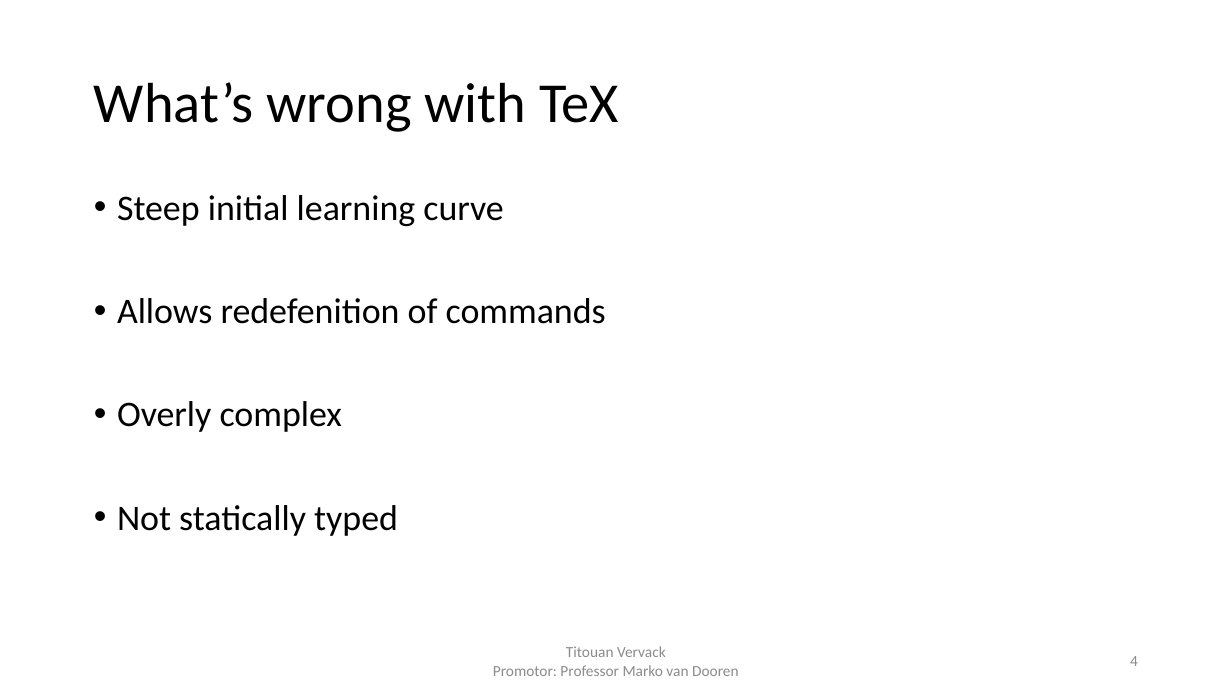
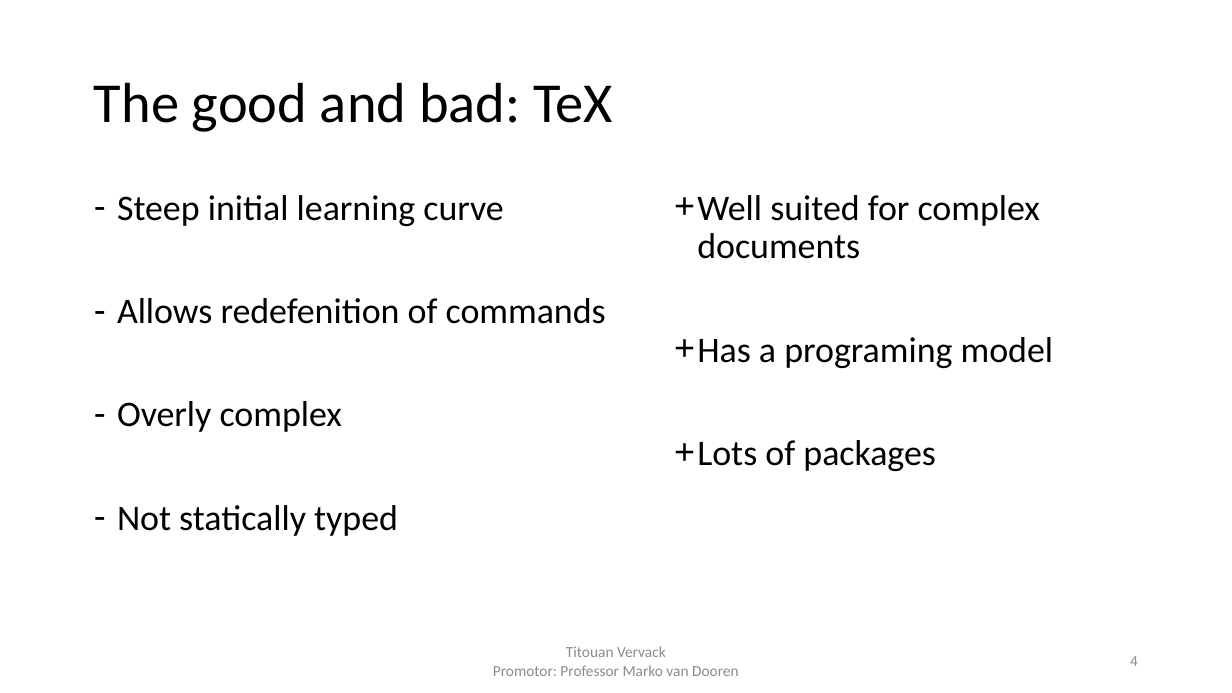
Before and after one commit to FlashYoshi/neio, a slide deck: slide 4 of presentation/Intermediate Presentation.pptx. Drawn at 1232x693 pixels with LibreOffice and Linux fonts; fonts in the diff are those of the drawing. Boxes give left, top, right and bottom in pixels: in the first picture for what was removed or moved away, otherwise in the second. Text is boxed around its words. In the diff, an @@ line names an element or a change of style, - is before the commit and + after.

```diff
--- a/presentation/Intermediate Presentation.pptx
+++ b/presentation/Intermediate Presentation.pptx
@@ title at [94, 82, 613, 132]: text changed @@
-What’s wrong with TeX
+The good and bad: TeX
@@ text "Steep initial learning curve" at [117, 195, 606, 536]: bullet • to - @@
@@ text added at [697, 195, 1054, 471], 28 pt, text #000000 @@
++ Well suited for complex documents
++ Has a programing model
++ Lots of packages
```
Also in this commit, not shown: 2 other slides changed, 1 other file.
